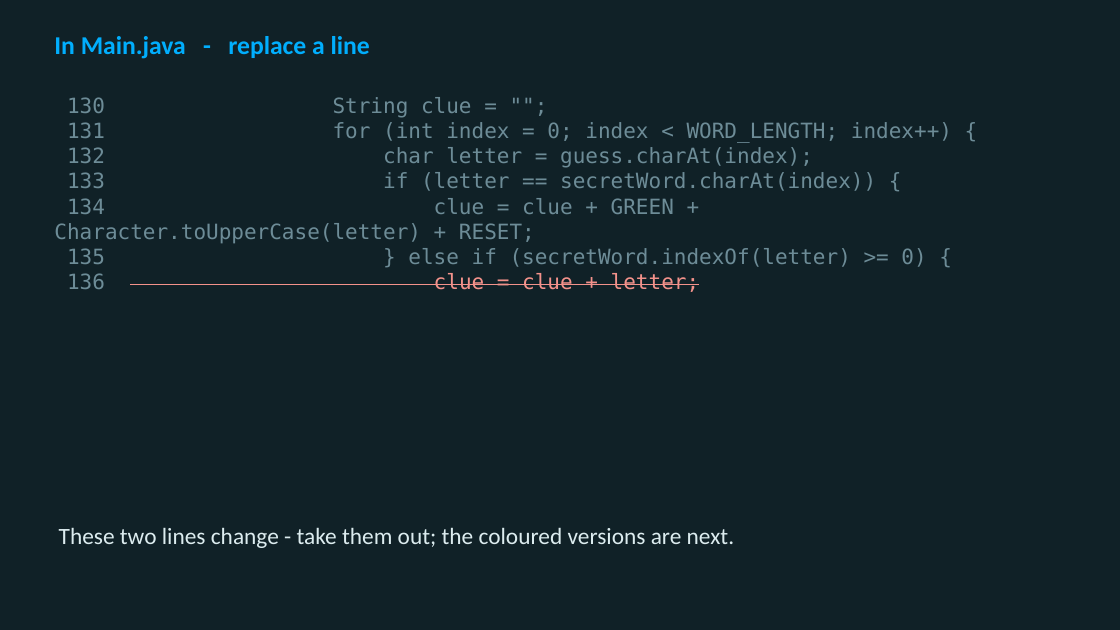
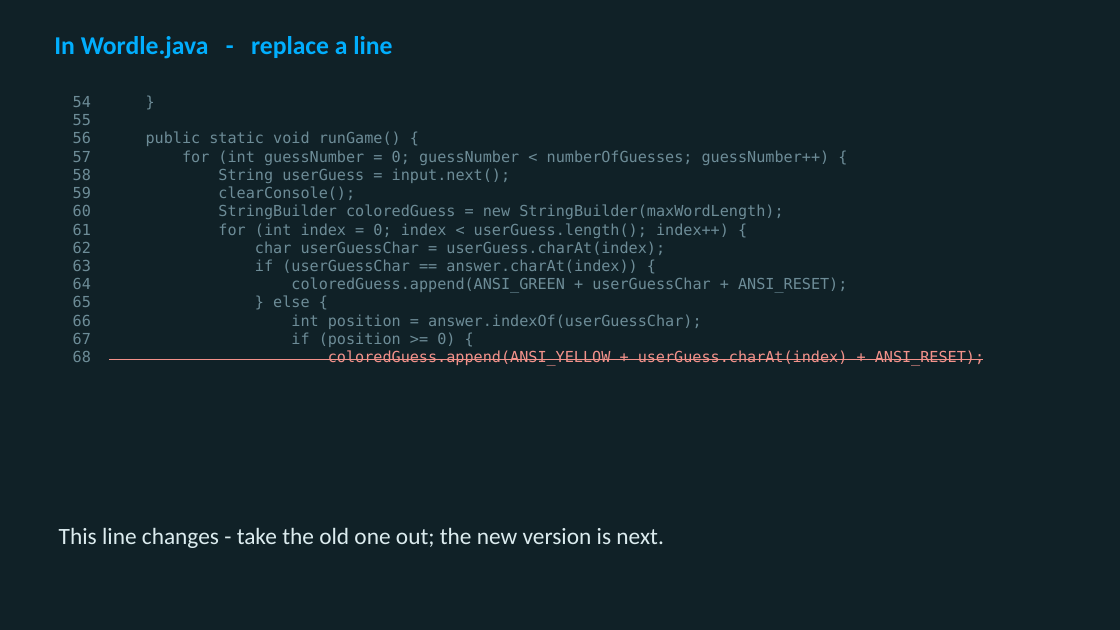
Before and after one commit to utgapps/utgapps.github.io, a slide deck: slide 51 of cs701/slides/week-13.pptx (slide 13 before the commit). Drawn at 1120x630 pixels with LibreOffice and Linux fonts; fonts in the diff are those of the drawing. Boxes give left, top, right and bottom in pixels: in the first picture for what was removed or moved away, otherwise in the second. Text is boxed around its words. In the diff, an @@ line names an element or a change of style, - is before the commit and + after.

```diff
--- a/cs701/slides/week-13.pptx
+++ b/cs701/slides/week-13.pptx
@@ text at (54,36,392,59): text changed @@
-In Main.java - replace a line
+In Wordle.java - replace a line
@@ text at (73,96,984,366): text changed; size 18 to 13 pt @@
-130 String clue = "";
-131 for (int index = 0; index < WORD_LENGTH; index++) {
-132 char letter = guess.charAt(index);
-133 if (letter == secretWord.charAt(index)) {
-134 clue = clue + GREEN + Character.toUpperCase(letter) + RESET;
-135 } else if (secretWord.indexOf(letter) >= 0) {
-136 clue = clue + letter;
+54 }
+55
+56 public static void runGame() {
+57 for (int guessNumber = 0; guessNumber < numberOfGuesses; guessNumber++) {
+58 String userGuess = input.next();
+59 clearConsole();
+60 StringBuilder coloredGuess = new StringBuilder(maxWordLength);
+61 for (int index = 0; index < userGuess.length(); index++) {
+62 char userGuessChar = userGuess.charAt(index);
+63 if (userGuessChar == answer.charAt(index)) {
+64 coloredGuess.append(ANSI_GREEN + userGuessChar + ANSI_RESET);
+65 } else {
+66 int position = answer.indexOf(userGuessChar);
+67 if (position >= 0) {
+68 coloredGuess.append(ANSI_YELLOW + userGuess.charAt(index) + ANSI_RESET);
@@ text at (59,527,663,548): text changed @@
-These two lines change - take them out; the coloured versions are next.
+This line changes - take the old one out; the new version is next.
```
Also in this commit, not shown: 15 other slides changed, 58 slides added, 2 slides removed, 59 other files.
